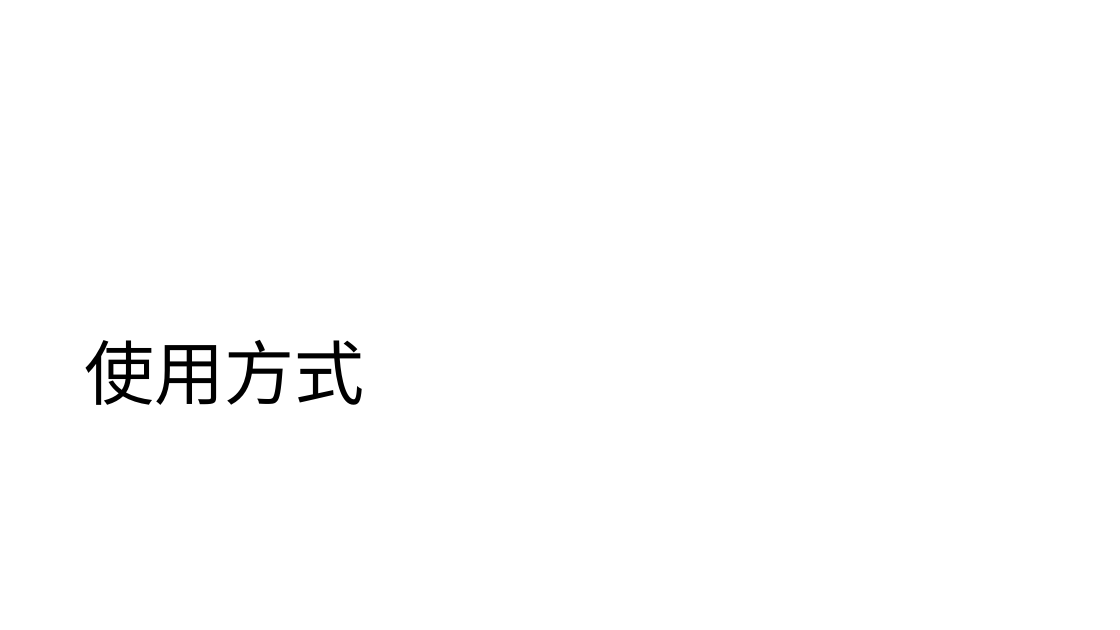
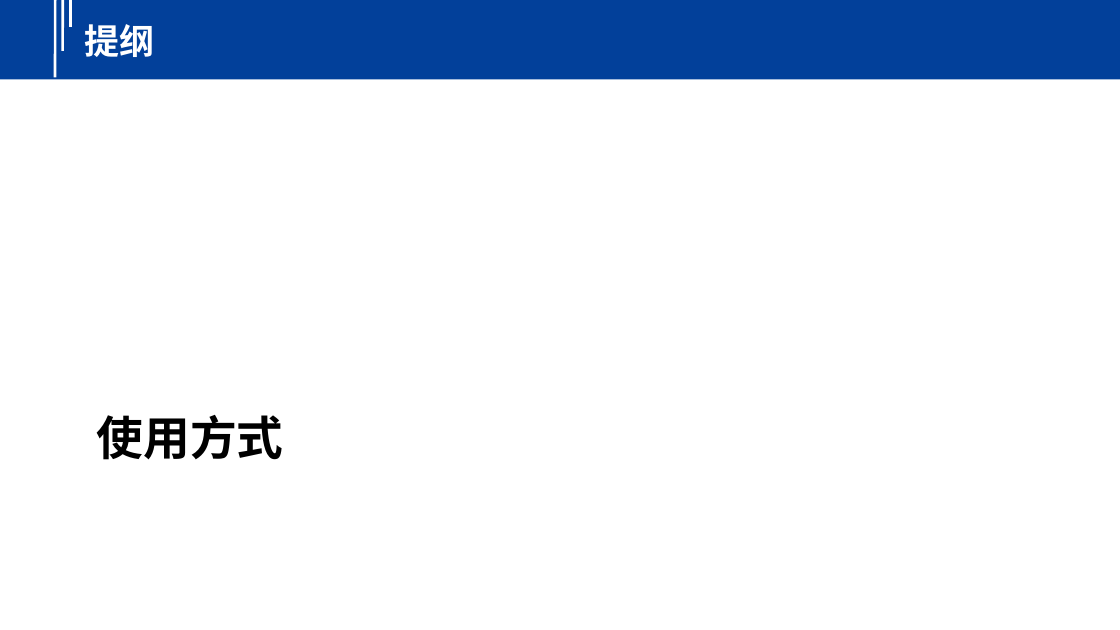
Before and after one commit to yindaheng98/Notebook, a slide deck: slide 7 of 学习笔记/Docker/Cgroups.pptx. Drawn at 1120x630 pixels with LibreOffice and Linux fonts; fonts in the diff are those of the drawing. Boxes give left, top, right and bottom in pixels: in the first picture for what was removed or moved away, otherwise in the second. Text is boxed around its words. In the diff, an @@ line names an element or a change of style, - is before the commit and + after.

```diff
--- a/学习笔记/Docker/Cgroups.pptx
+++ b/学习笔记/Docker/Cgroups.pptx
@@ rectangle added at (0,0,1120,79), fill #02409A @@
@@ line added from (55, 0) to (55, 77), #FFFFFF 2.25 pt @@
@@ line added from (63, 0) to (63, 51), #FFFFFF 2.25 pt @@
@@ line added from (71, 0) to (71, 28), #FFFFFF 2.25 pt @@
@@ text added at (84,24,154,57), 30 pt, text #FFFFFF, bold @@
+提纲
@@ title "使用方式": place and size @@
-title "使用方式" at (85,340,365,405)
+title "使用方式" at (97,415,284,460)
@@ title "使用方式" at (97,415,284,460): size 60 to 40 pt, font Noto Sans CJK SC to Calibri, bold on; line spacing 0.9 to 1; vertical alignment bottom to top @@
```
Also in this commit, not shown: 9 other slides changed, 8 other files.
